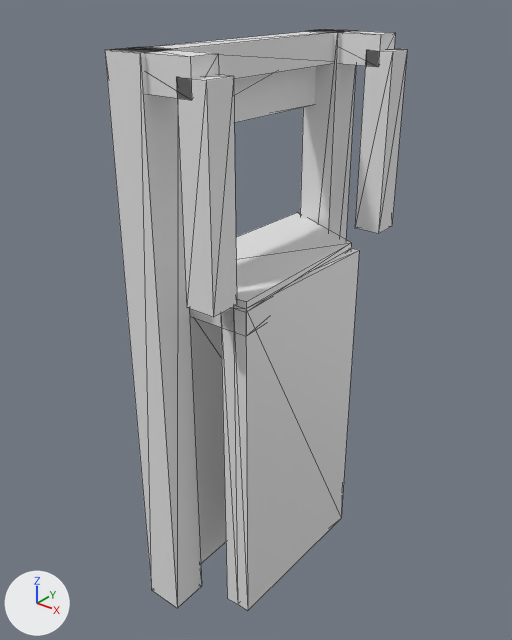
The glTF model models/harich/harich-brug-2dde25a4/harich-brug-2dde25a4.glb as it was, and as the next commit left it.
Rendered twice from a camera (50 mm lens) standing at (12.47, -16.51, 8.75) and looking at (-0.4, -0.43, -1.22). The axes (+X, +Y, +Z) are drawn at lower left. The lights are the same throughout. The picture after the commit comes second. Mesh edges are drawn as thin lines.

Names of what the first picture shows: 'building:balans', 'building:balans 2', 'building:contragewicht', 'building:hamei', 'building:hamei 2', 'building:hangstang', 'building:hangstang 2', 'building:portaal', 'road:inrit', 'road:landhoofd (aangenomen)', 'road:landhoofd (aangenomen) 2' and 1 more.
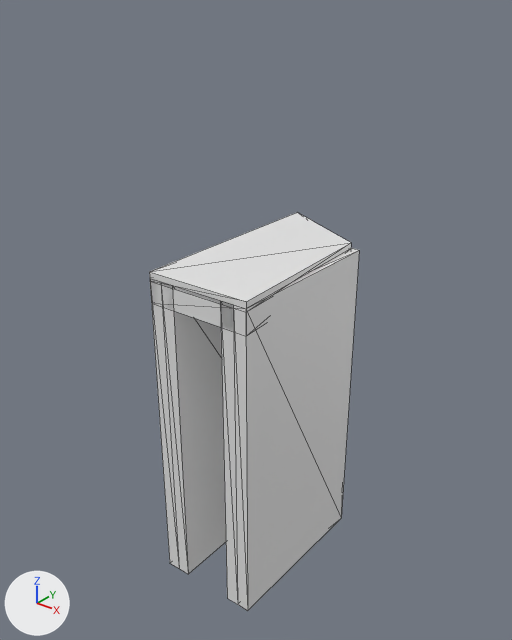
Pixel boxes [x1, y1, x2, y2] of what changed, in the pictures (512 x 640 px):
'building:hamei 2', deleted
    before: [105, 47, 202, 608]
'building:hangstang 2', deleted
    before: [176, 75, 237, 317]
'building:hamei', deleted
    before: [300, 29, 356, 240]
'building:hangstang', deleted
    before: [355, 49, 407, 234]
'building:portaal', deleted
    before: [141, 30, 343, 79]
'building:contragewicht', deleted
    before: [234, 66, 316, 123]
'building:balans 2', deleted
    before: [114, 47, 218, 100]
'building:balans', deleted
    before: [312, 29, 395, 67]
'road:dek', unchanged, uncovered by the edit
    before: [189, 309, 233, 330]
    after: [150, 279, 233, 330]

What the commit changed:
Object 'building:hamei' (ob_building_hamei) is deleted.
Object 'building:hamei 2' (ob_building_hamei_2) is deleted.
Object 'building:portaal' (ob_building_portaal) is deleted.
Object 'building:balans' (ob_building_balans) is deleted.
Object 'building:hangstang' (ob_building_hangstang) is deleted.
Object 'building:balans 2' (ob_building_balans_2) is deleted.
Object 'building:hangstang 2' (ob_building_hangstang_2) is deleted.
Object 'building:contragewicht' (ob_building_contragewicht) is deleted.
